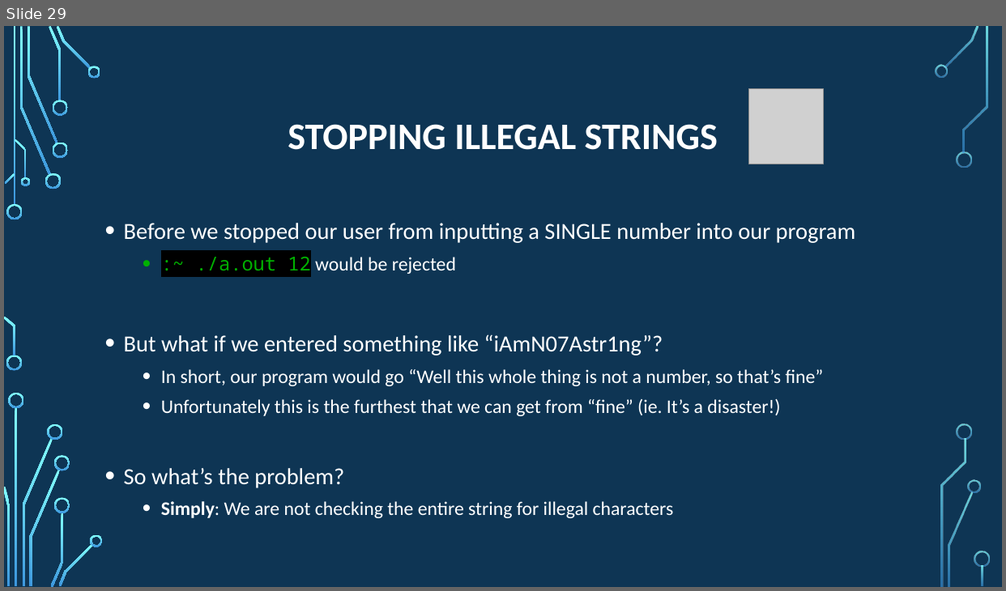
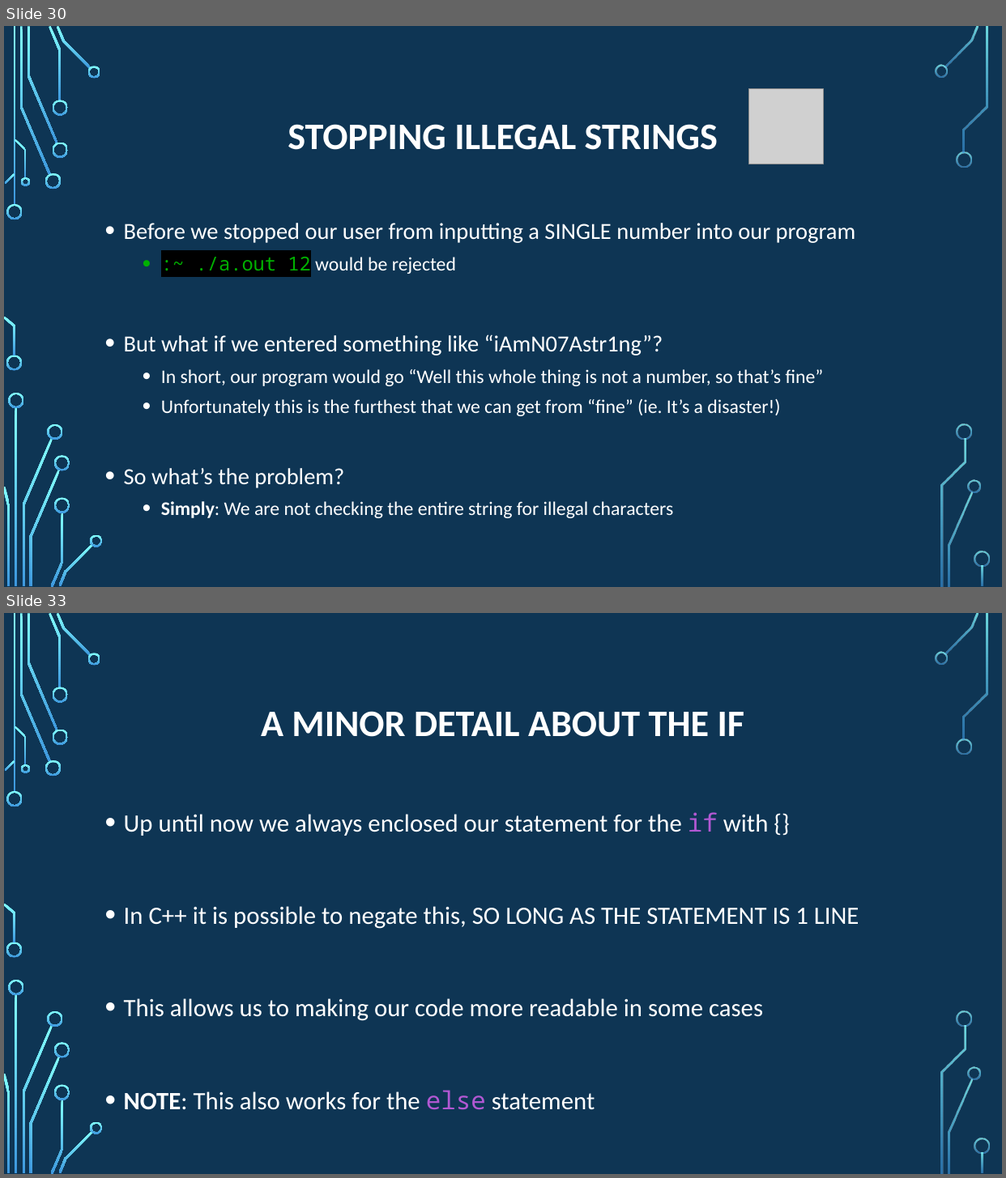
Before and after one commit to psypdt/ZIS_C-_Summer_Course_2019, a slide deck: Day_4/Day_4.pptx. Shown one above the other, each under a label of ours: slide 29 before the commit, slides 30 and 33 after it; the slides between them are not shown. The pictures are 1006x591 and 1006x1178 pixels, drawn with LibreOffice and Linux fonts; fonts in the diff are those of the drawing; grey boxes stand for pictures; background and template pictures are left out. Boxes give left, top, right and bottom in pixels: in the first picture for what was removed or moved away, otherwise in the second. Text is boxed around its words. In the diff, an @@ line names an element or a change of style, - is before the commit and + after.

```diff
--- a/Day_4/Day_4.pptx
+++ b/Day_4/Day_4.pptx
@@ slide 33 added at bbox=[4, 613, 1002, 1174], background picture (left out); not listed: 36 template elements that a slide beside it also shows @@
@@ title added at bbox=[261, 711, 744, 737], 36 pt, text #FFFFFF, bold @@
+A MINOR DETAIL ABOUT THE IF
@@ text added at bbox=[124, 812, 859, 1110], 24 pt, text #FFFFFF @@
+• Up until now we always enclosed our statement for the if with {}
+• In C++ it is possible to negate this, SO LONG AS THE STATEMENT IS 1 LINE
+• This allows us to making our code more readable in some cases
+• NOTE: This also works for the else statement
@@ what was slide 29 is now slide 30 @@
```
Also in this commit, not shown: 3 slides changed, 4 other slides added.
